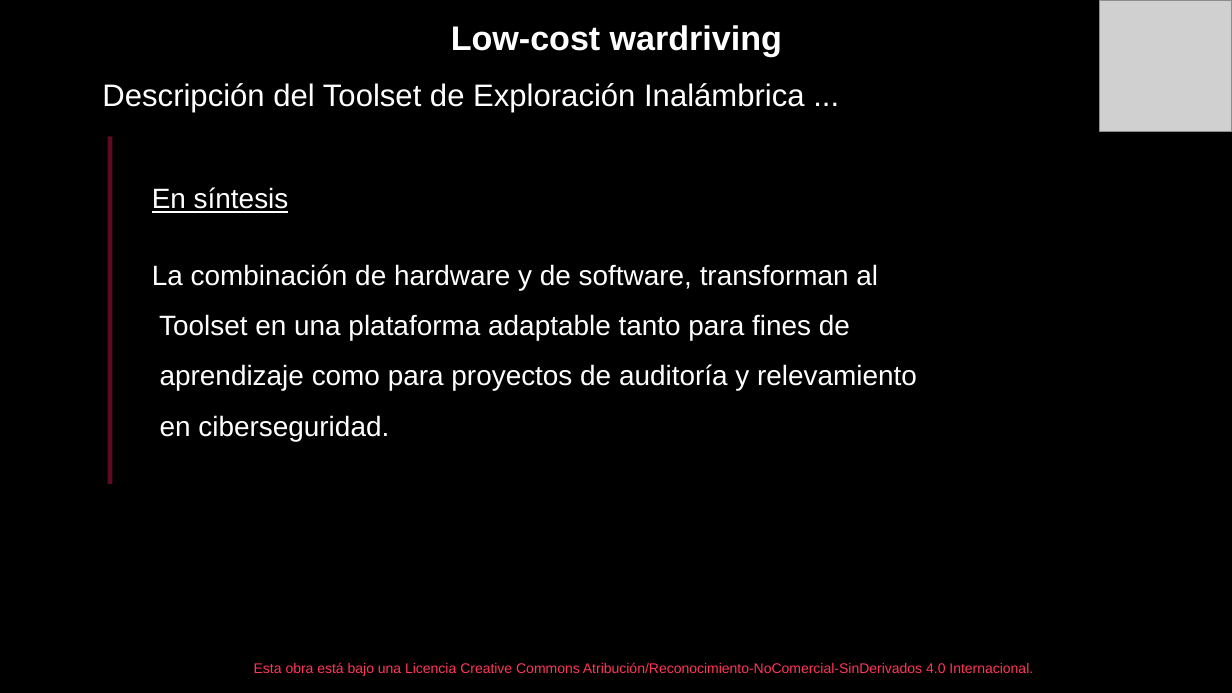
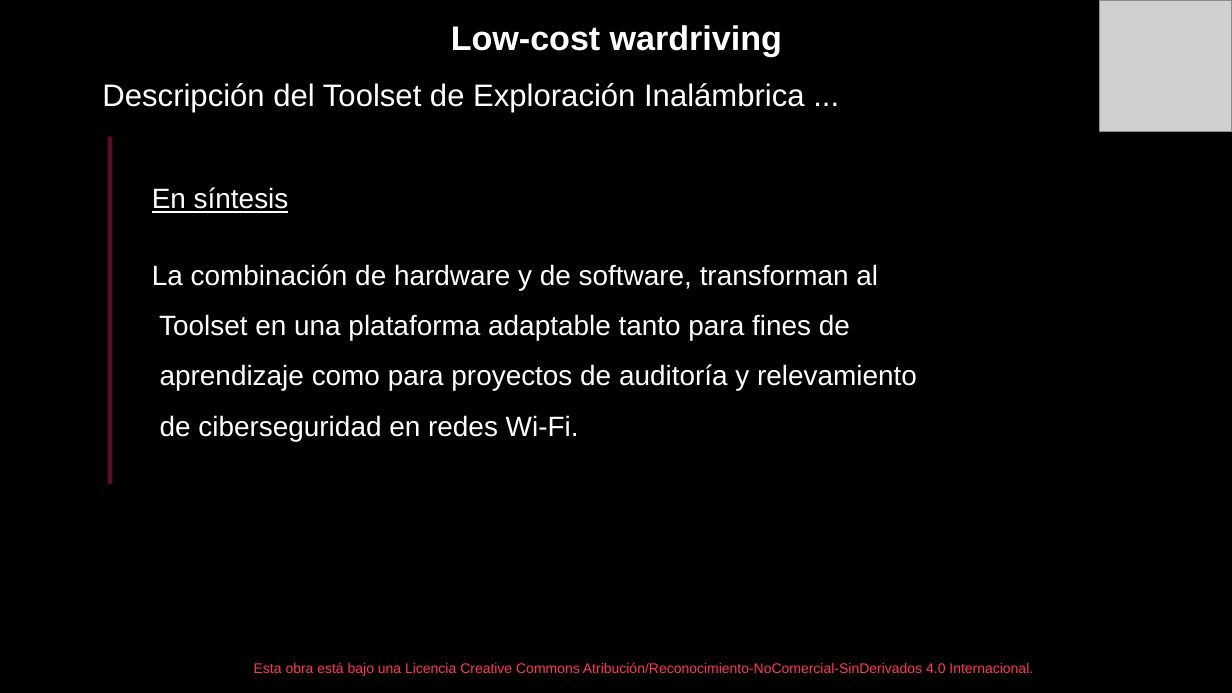
Before and after one commit to seguridaddgin/toolset-wardriving, a slide deck: slide 9 of eko2025/Diapositivas - Low-Cost Wardriving.odp. Drawn at 1232x693 pixels with LibreOffice and Linux fonts; fonts in the diff are those of the drawing; grey boxes stand for pictures. Boxes give left, top, right and bottom in pixels: in the first picture for what was removed or moved away, otherwise in the second. Text is boxed around its words. In the diff, an @@ line names an element or a change of style, - is before the commit and + after.

```diff
--- a/eko2025/Diapositivas - Low-Cost Wardriving.odp
+++ b/eko2025/Diapositivas - Low-Cost Wardriving.odp
@@ text at <box>152,264,917,441</box>: text changed @@
-La combinación de hardware y de software, transforman al
-Toolset en una plataforma adaptable tanto para fines de
-aprendizaje como para proyectos de auditoría y relevamiento
-en ciberseguridad.
+La combinación de hardware y de software, transforman al
+Toolset en una plataforma adaptable tanto para fines de
+aprendizaje como para proyectos de auditoría y relevamiento
+de ciberseguridad en redes Wi-Fi.
```
Also in this commit, not shown: 1 other slide changed, 4 other files.
